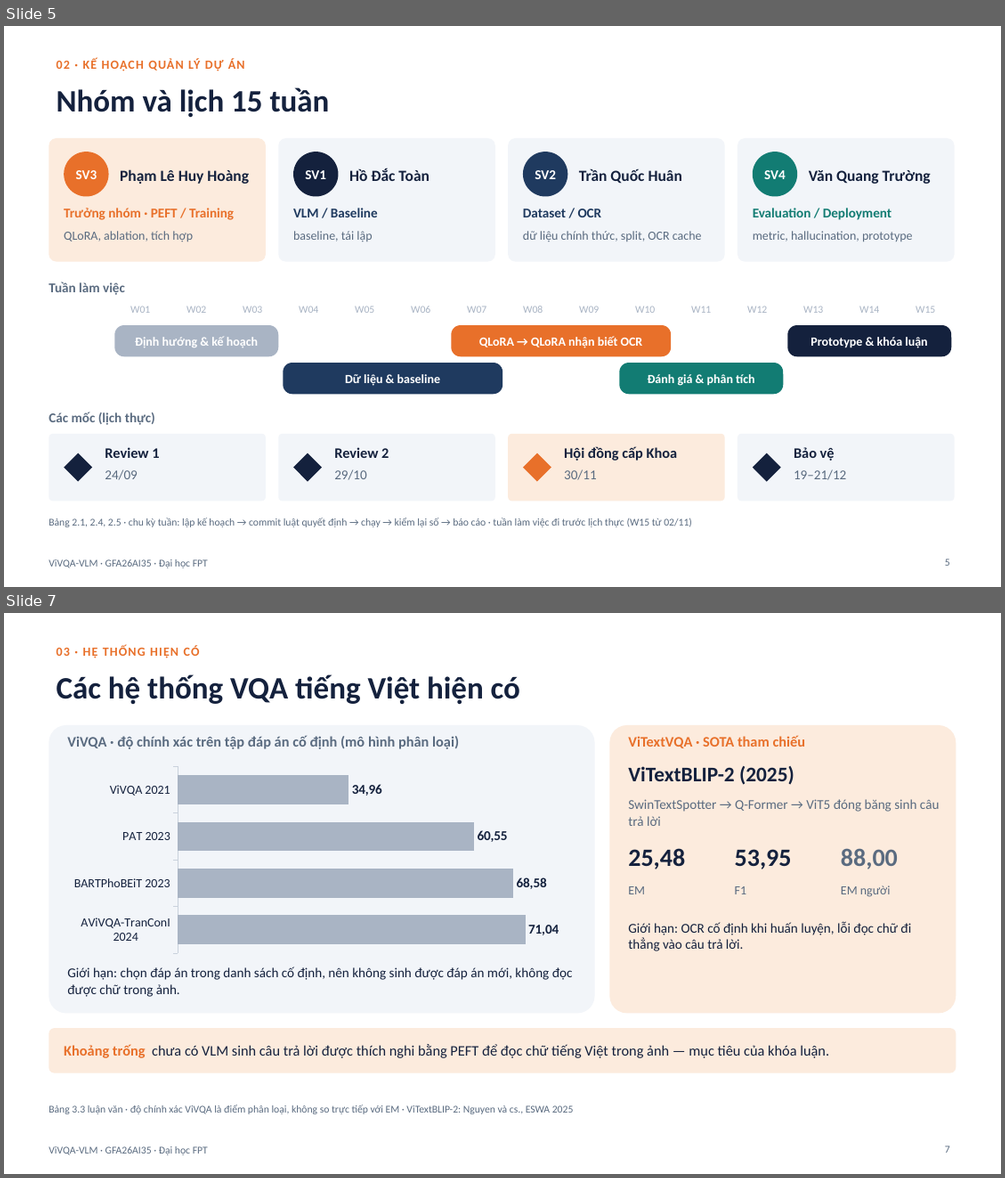
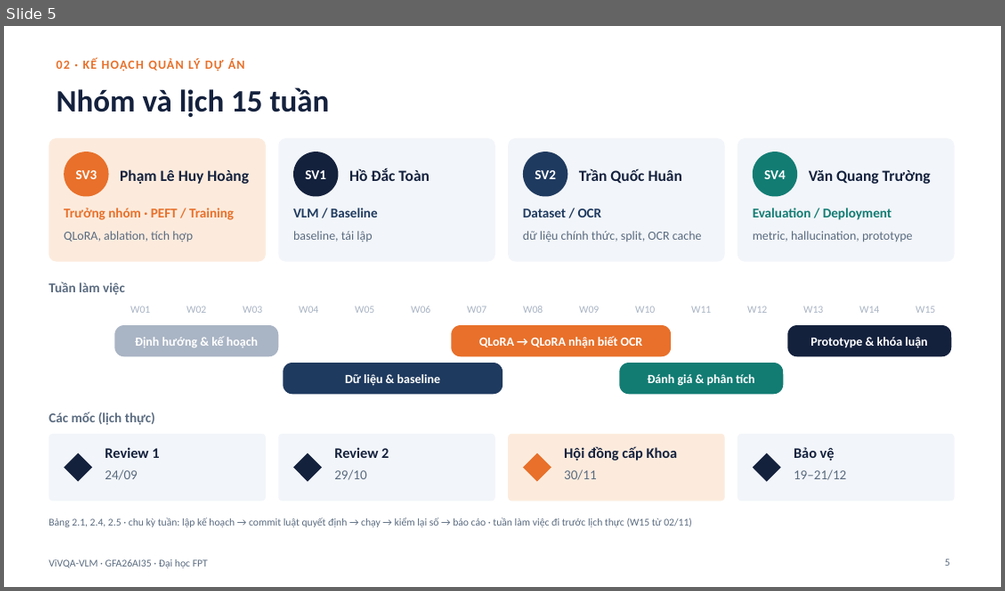
Before and after one commit to PLHGNAOH/ViVQA-VLM, a slide deck: docs/04_slides/KLTN_TV_Short.pptx. Shown one above the other, each under a label of ours: slides 5 and 7 before the commit, slide 5 after it; the slides between them are not shown. The pictures are 1005x1178 and 1005x591 pixels, drawn with LibreOffice and Linux fonts; fonts in the diff are those of the drawing; background and template pictures are left out. Boxes give left, top, right and bottom in pixels: in the first picture for what was removed or moved away, otherwise in the second. Text is boxed around its words. In the diff, an @@ line names an element or a change of style, - is before the commit and + after.

```diff
--- a/docs/04_slides/KLTN_TV_Short.pptx
+++ b/docs/04_slides/KLTN_TV_Short.pptx
@@ slide 7 removed at <box>4,613,1001,1174</box>, background #FFFFFF; not listed: 1 template element that a slide beside it also shows @@
@@ text removed at <box>57,645,200,658</box> @@
-03 · HỆ THỐNG HIỆN CÓ
@@ title removed at <box>57,674,520,705</box> @@
-Các hệ thống VQA tiếng Việt hiện có
@@ rounded rectangle removed at <box>48,725,595,1013</box> @@
@@ text removed at <box>67,735,459,749</box> @@
-ViVQA · độ chính xác trên tập đáp án cố định (mô hình phân loại)
@@ rounded rectangle removed at <box>610,725,956,1013</box> @@
@@ text removed at <box>628,735,806,748</box> @@
-ViTextVQA · SOTA tham chiếu
@@ bar chart removed at <box>64,763,580,957</box> @@
-categories: ViVQA 2021, PAT 2023, BARTPhoBEiT 2023, AViVQA-TranConI 2024
-Series 1: 49, 85, 97, 100
@@ text removed at <box>628,766,794,785</box> @@
-ViTextBLIP-2 (2025)
@@ text removed at <box>628,799,939,826</box> @@
-SwinTextSpotter → Q-Former → ViT5 đóng băng sinh câu trả lời
@@ text removed at <box>628,848,685,869</box> @@
-25,48
@@ text removed at <box>735,849,792,869</box> @@
-53,95
@@ text removed at <box>841,848,898,869</box> @@
-88,00
@@ text removed at <box>628,886,645,894</box> @@
-EM
@@ text removed at <box>735,886,746,894</box> @@
-F1
@@ text removed at <box>841,885,890,897</box> @@
-EM người
@@ text removed at <box>628,921,911,951</box> @@
-Giới hạn: OCR cố định khi huấn luyện, lỗi đọc chữ đi thẳng vào câu trả lời.
@@ text removed at <box>67,966,573,997</box> @@
-Giới hạn: chọn đáp án trong danh sách cố định, nên không sinh được đáp án mới, không đọc được chữ trong ảnh.
@@ rounded rectangle removed at <box>48,1028,956,1073</box> @@
@@ text removed at <box>64,1044,829,1058</box> @@
-Khoảng trống chưa có VLM sinh câu trả lời được thích nghi bằng PEFT để đọc chữ tiếng Việt trong ảnh — mục tiêu của khóa luận.
@@ text removed at <box>48,1104,574,1114</box> @@
-Bảng 3.3 luận văn · độ chính xác ViVQA là điểm phân loại, không so trực tiếp với EM · ViTextBLIP-2: Nguyen và cs., ESWA 2025
@@ page number removed at <box>945,1145,950,1152</box> @@
-7
```
Also in this commit, not shown: 1 slide changed, 4 other slides removed, 1 other file.
